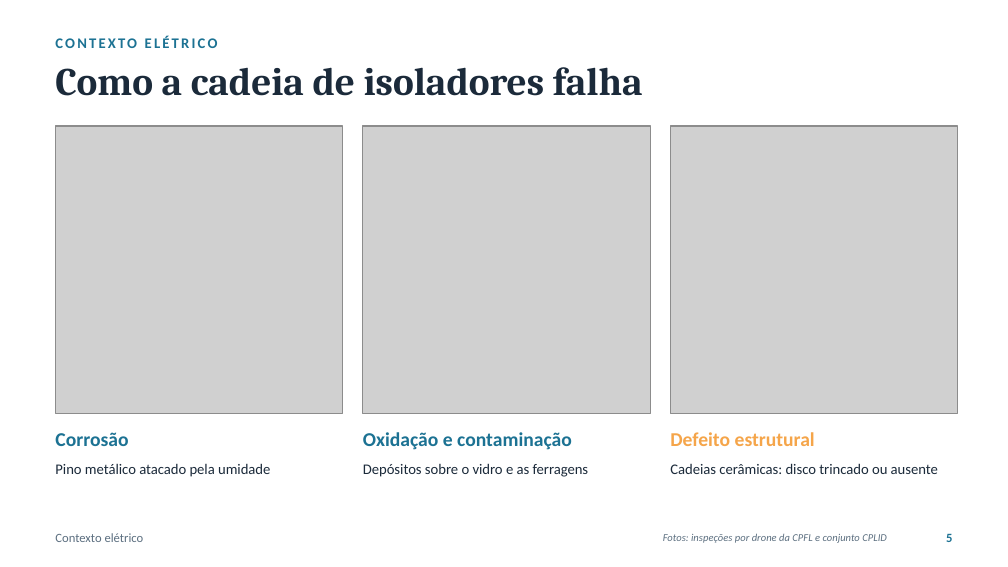
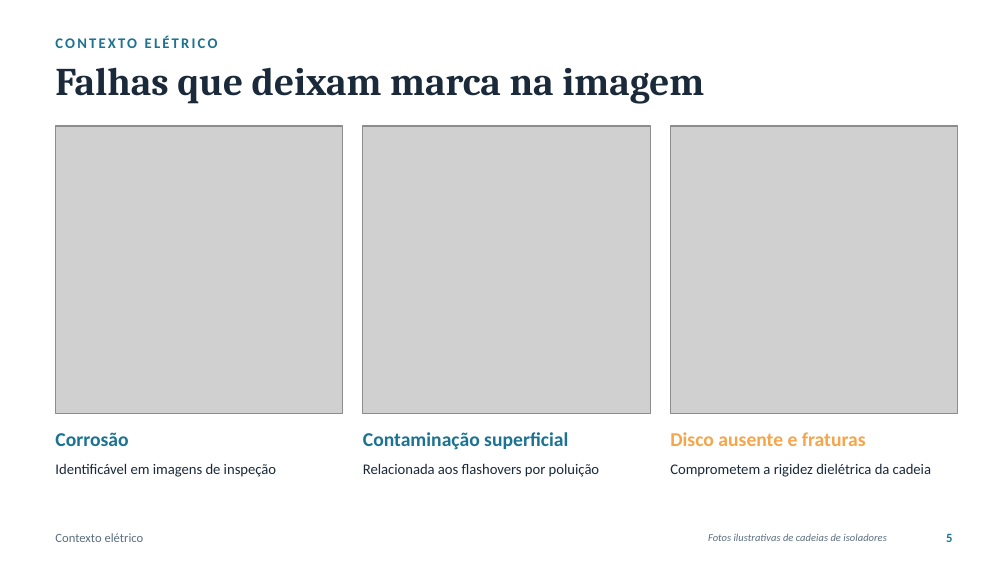
Before and after one commit to luanws/masters-thesis, a slide deck: slide 5 of presentation/defesa.pptx. Drawn at 1008x567 pixels with LibreOffice and Linux fonts; fonts in the diff are those of the drawing; grey boxes stand for pictures. Boxes give left, top, right and bottom in pixels: in the first picture for what was removed or moved away, otherwise in the second. Text is boxed around its words. In the diff, an @@ line names an element or a change of style, - is before the commit and + after.

```diff
--- a/presentation/defesa.pptx
+++ b/presentation/defesa.pptx
@@ text at bbox=[55, 67, 704, 104]: text changed @@
-Como a cadeia de isoladores falha
+Falhas que deixam marca na imagem
@@ text at bbox=[363, 432, 568, 450]: text changed @@
-Oxidação e contaminação
+Contaminação superficial
@@ text at bbox=[670, 432, 866, 446]: text changed @@
-Defeito estrutural
+Disco ausente e fraturas
@@ text at bbox=[55, 463, 276, 477]: text changed @@
-Pino metálico atacado pela umidade
+Identificável em imagens de inspeção
@@ text at bbox=[363, 463, 600, 477]: text changed @@
-Depósitos sobre o vidro e as ferragens
+Relacionada aos flashovers por poluição
@@ text at bbox=[670, 463, 931, 477]: text changed @@
-Cadeias cerâmicas: disco trincado ou ausente
+Comprometem a rigidez dielétrica da cadeia
@@ text at bbox=[708, 533, 886, 541]: text changed @@
-Fotos: inspeções por drone da CPFL e conjunto CPLID
+Fotos ilustrativas de cadeias de isoladores
```
Also in this commit, not shown: 19 other slides changed, 6 slides added, 13 slides removed, 3 other files.
